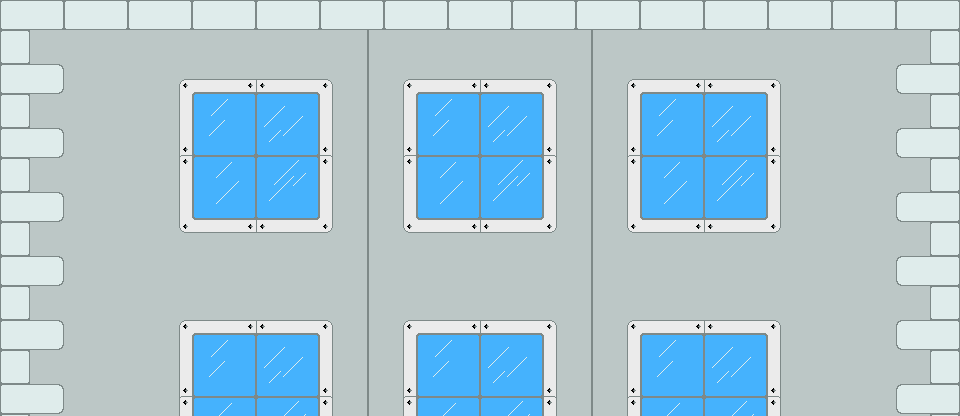
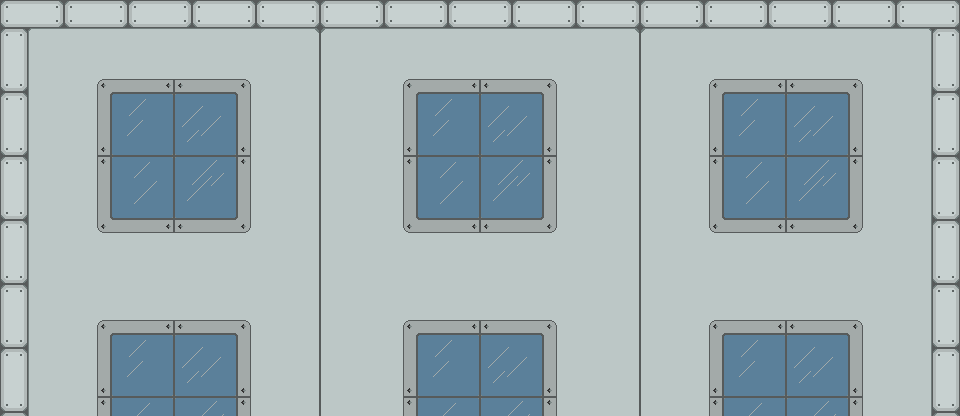
Revision of a layered 960px x 416px image; what changed, layer by layer:
added layer "Layer 3" above "Hue/Saturation 1" over <box>0,0,960,416</box>
added layer "Layer 4 copy 4" above "Layer 2" over <box>97,320,863,416</box>
painted on "Layer 2" over <box>97,285,863,416</box>
added layer "Layer 4 copy 3" above "Layer 2 copy" over <box>97,79,863,233</box>
painted on "Layer 2 copy" over <box>97,29,863,416</box>
hid "Board" over <box>0,0,960,416</box>
